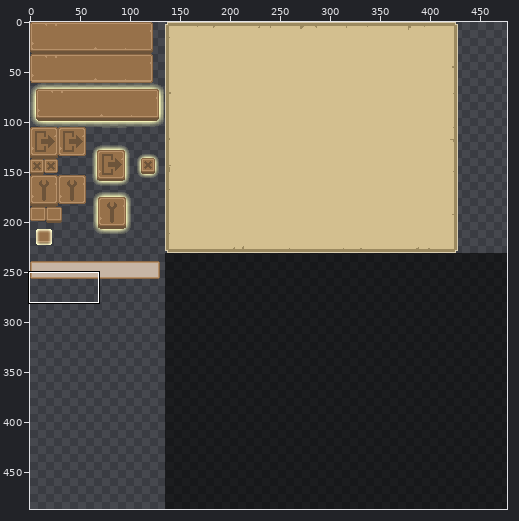
One commit to this sprite sheet: Temple Escape/Game/textures/ui/ui_atlas.png. Above: a wide view before the commit, with the close-up outlined.
Close-up. First the earlier version:
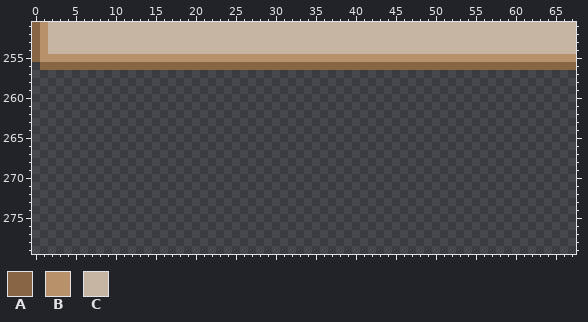
The file is 700x600 pixels. Pixels under 10% opacity are left out. Colours within 5 levels of each other are drawn and written as one. Shown: x 0..67, y 251..279. The old version is drawn lined up with the new one, on the new canvas.
Palette (. is transparent): A #886644  B #b7916a  C #c7b5a4
Pixels before, first column x 0:
251 ABCCCCCCCCCCCCCCCCCCCCCCCCCCCCCCCCCCCCCCCCCCCCCCCCCCCCCCCCCCCCCCCCCC
252 ABCCCCCCCCCCCCCCCCCCCCCCCCCCCCCCCCCCCCCCCCCCCCCCCCCCCCCCCCCCCCCCCCCC
253 ABCCCCCCCCCCCCCCCCCCCCCCCCCCCCCCCCCCCCCCCCCCCCCCCCCCCCCCCCCCCCCCCCCC
254 ABCCCCCCCCCCCCCCCCCCCCCCCCCCCCCCCCCCCCCCCCCCCCCCCCCCCCCCCCCCCCCCCCCC
255 ABBBBBBBBBBBBBBBBBBBBBBBBBBBBBBBBBBBBBBBBBBBBBBBBBBBBBBBBBBBBBBBBBBB
256 .AAAAAAAAAAAAAAAAAAAAAAAAAAAAAAAAAAAAAAAAAAAAAAAAAAAAAAAAAAAAAAAAAAA
Once edited:
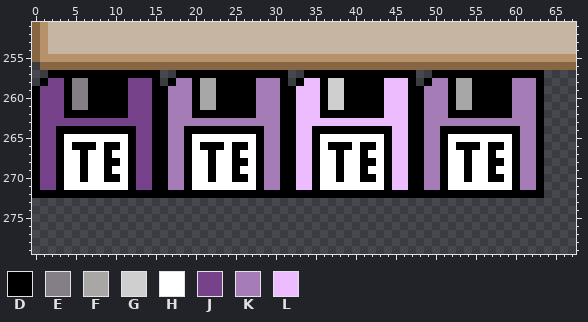
Colours new in this view: D #000000  E #847e87  F #a9a6a6  G #cfcfcf  H #ffffff  J #76428a  K #a57cb6  L #ecbcff
Commit message: Added save sprites icons in atlas + croped atlas png
Diff:
canvas 700x600 -> 477x487 (the part of the old canvas that was cut away was empty and is not shown)
Changed rows in their new state; - is an unchanged pixel.
first column x 0:
257 --DDDDDDDDDDDDDD--DDDDDDDDDDDDDD--DDDDDDDDDDDDDD--DDDDDDDDDDDDDD
258 -DJJDEEDDDDDJJJD-DKKDFFDDDDDKKKD-DLLDGGDDDDDLLLD-DKKDFFDDDDDKKKD
259 DJJJDEEDDDDDJJJDDKKKDFFDDDDDKKKDDLLLDGGDDDDDLLLDDKKKDFFDDDDDKKKD
260 DJJJDEEDDDDDJJJDDKKKDFFDDDDDKKKDDLLLDGGDDDDDLLLDDKKKDFFDDDDDKKKD
261 DJJJDEEDDDDDJJJDDKKKDFFDDDDDKKKDDLLLDGGDDDDDLLLDDKKKDFFDDDDDKKKD
262 DJJJDDDDDDDDJJJDDKKKDDDDDDDDKKKDDLLLDDDDDDDDLLLDDKKKDDDDDDDDKKKD
263 DJJJJJJJJJJJJJJDDKKKKKKKKKKKKKKDDLLLLLLLLLLLLLLDDKKKKKKKKKKKKKKD
264 DJJDDDDDDDDDDJJDDKKDDDDDDDDDDKKDDLLDDDDDDDDDDLLDDKKDDDDDDDDDDKKD
265 DJJDHHHHHHHHDJJDDKKDHHHHHHHHDKKDDLLDHHHHHHHHDLLDDKKDHHHHHHHHDKKD
266 DJJDHDDDHDDHDJJDDKKDHDDDHDDHDKKDDLLDHDDDHDDHDLLDDKKDHDDDHDDHDKKD
267 DJJDHHDHHDHHDJJDDKKDHHDHHDHHDKKDDLLDHHDHHDHHDLLDDKKDHHDHHDHHDKKD
268 DJJDHHDHHDDHDJJDDKKDHHDHHDDHDKKDDLLDHHDHHDDHDLLDDKKDHHDHHDDHDKKD
269 DJJDHHDHHDHHDJJDDKKDHHDHHDHHDKKDDLLDHHDHHDHHDLLDDKKDHHDHHDHHDKKD
270 DJJDHHDHHDDHDJJDDKKDHHDHHDDHDKKDDLLDHHDHHDDHDLLDDKKDHHDHHDDHDKKD
271 DJJDHHHHHHHHDJJDDKKDHHHHHHHHDKKDDLLDHHHHHHHHDLLDDKKDHHHHHHHHDKKD
272 DDDDDDDDDDDDDDDDDDDDDDDDDDDDDDDDDDDDDDDDDDDDDDDDDDDDDDDDDDDDDDDD
Pixel boxes of the changes (left, top, right, bottom) in both close-ups:
added: (32, 70, 544, 198)
